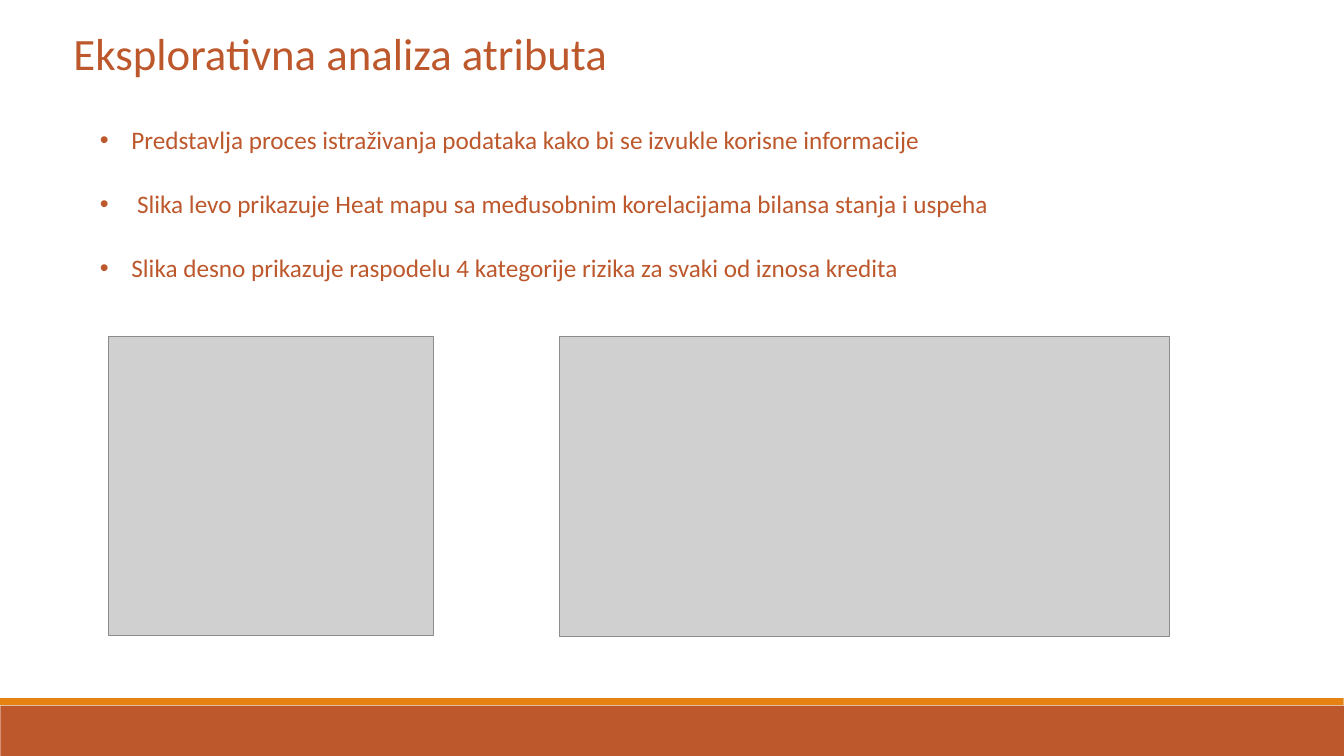
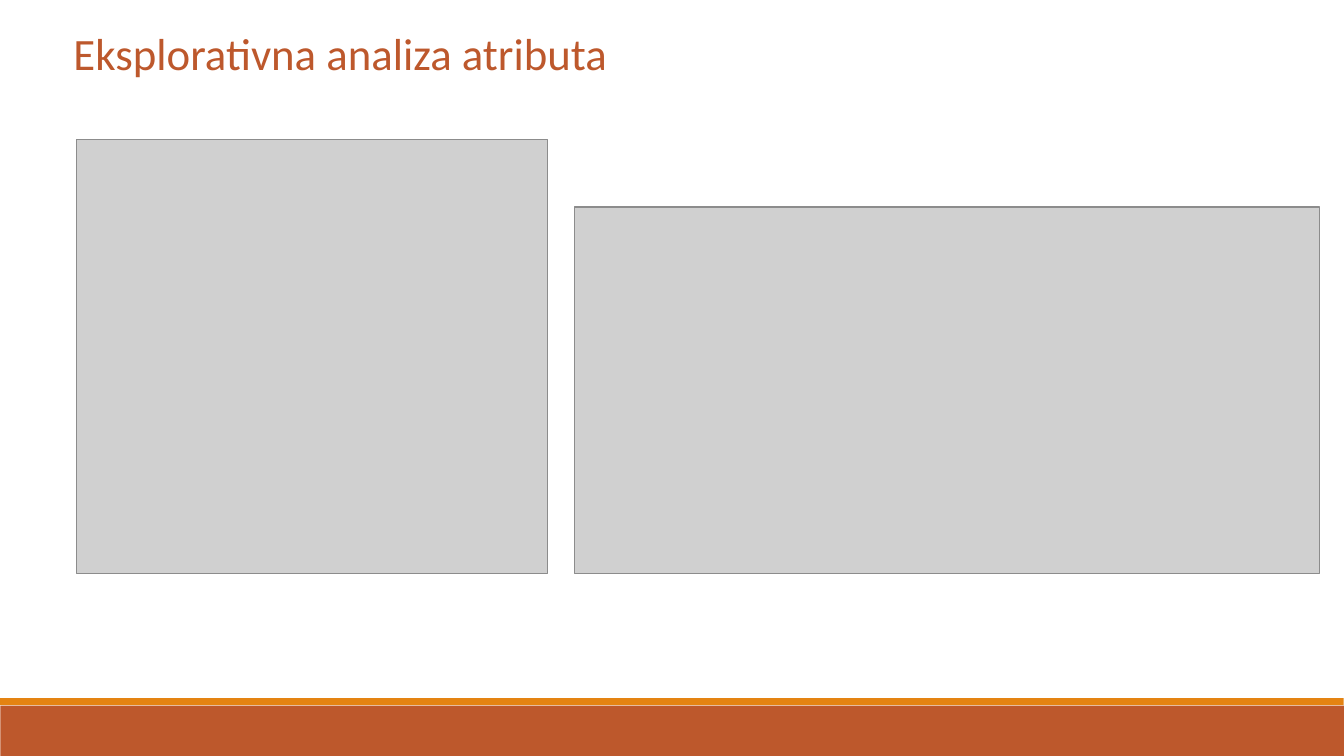
Before and after one commit to Toma1997/Credit-Risk-Prediction-in-Distribution-Network, a slide deck: slide 7 of docs/Prezentacija diplomskog rada.pptx. Drawn at 1344x756 pixels with LibreOffice and Linux fonts; fonts in the diff are those of the drawing; grey boxes stand for pictures. Boxes give left, top, right and bottom in pixels: in the first picture for what was removed or moved away, otherwise in the second. Text is boxed around its words. In the diff, an @@ line names an element or a change of style, - is before the commit and + after.

```diff
--- a/docs/Prezentacija diplomskog rada.pptx
+++ b/docs/Prezentacija diplomskog rada.pptx
@@ picture resized from (x1=109, y1=337, x2=434, y2=636) to (x1=77, y1=139, x2=548, y2=573) @@
@@ text removed at (x1=131, y1=131, x2=987, y2=282) @@
-• Predstavlja proces istraživanja podataka kako bi se izvukle korisne informacije
-• Slika levo prikazuje Heat mapu sa međusobnim korelacijama bilansa stanja i uspeha
-• Slika desno prikazuje raspodelu 4 kategorije rizika za svaki od iznosa kredita
@@ picture resized from (x1=560, y1=337, x2=1170, y2=636) to (x1=575, y1=207, x2=1321, y2=573) @@
```
Also in this commit, not shown: 4 other slides changed.
